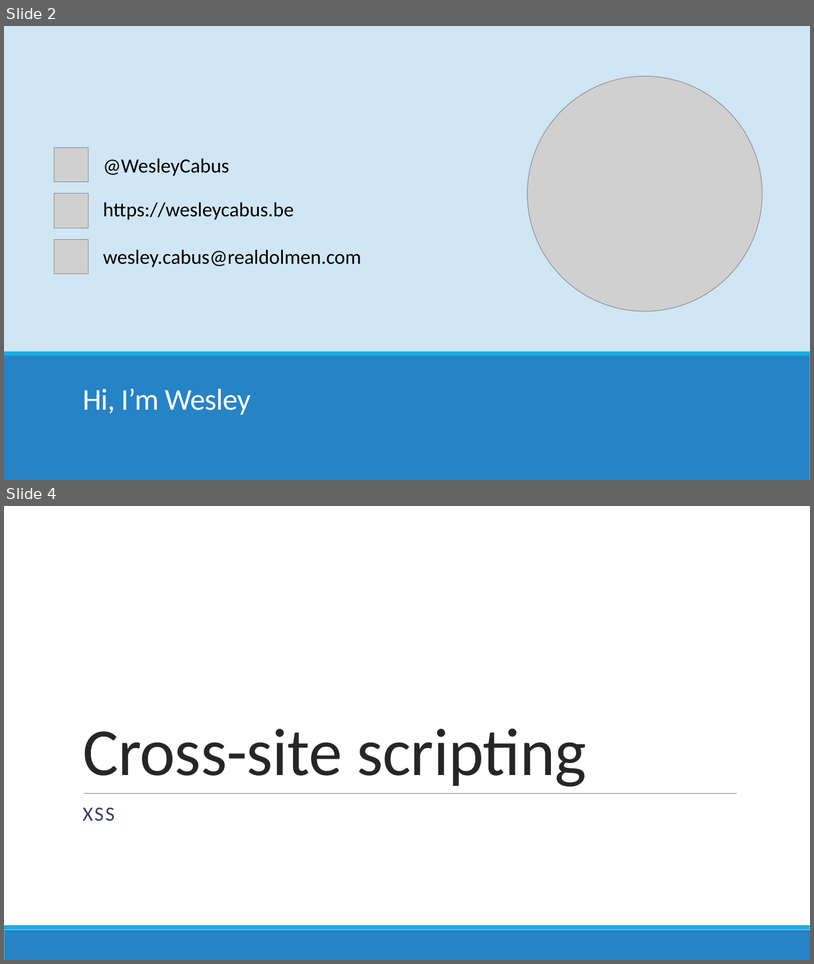
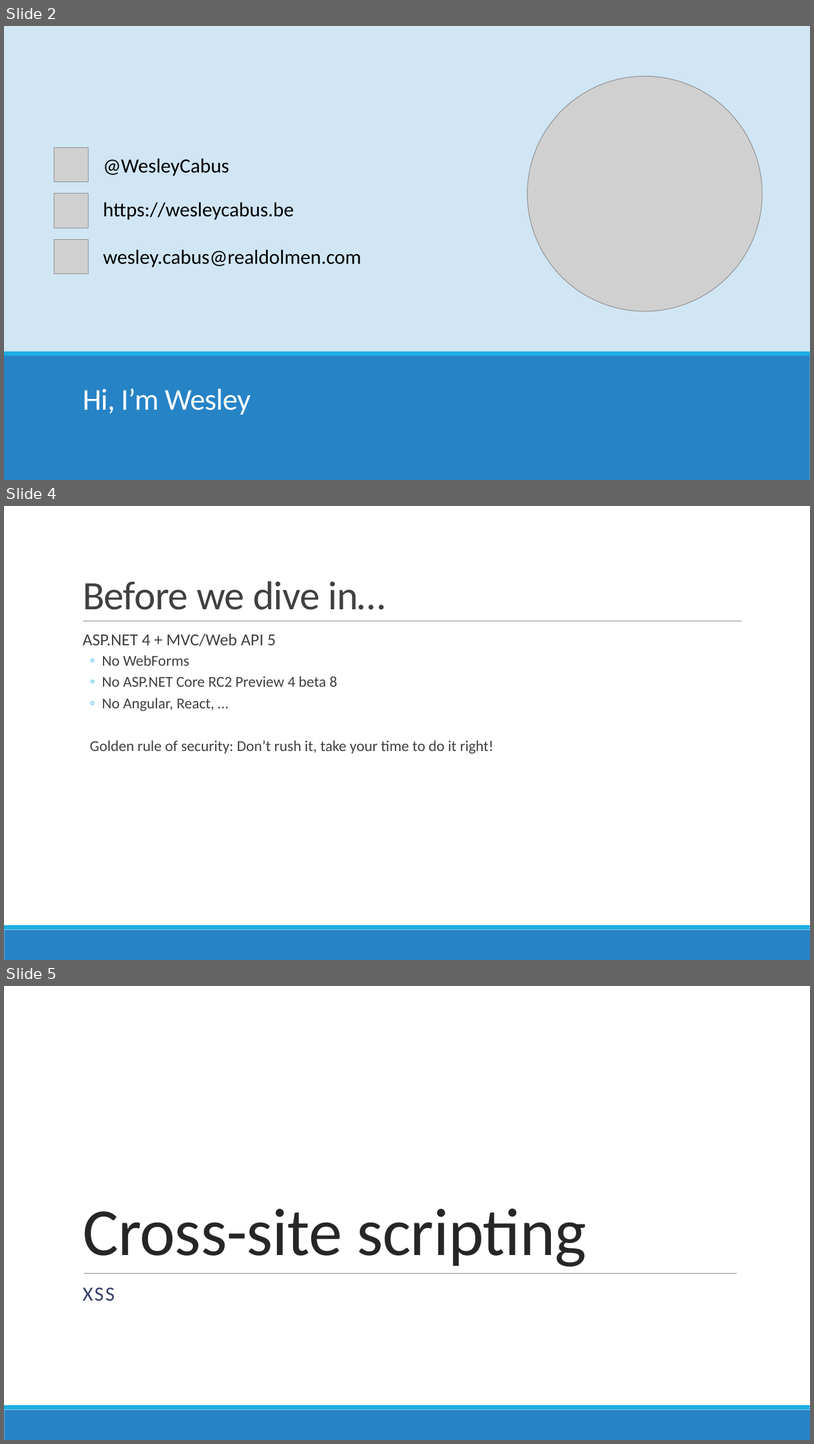
Before and after one commit to wcabus/session-securing-aspnet, a slide deck: Securing ASP.NET.pptx. Shown one above the other, each under a label of ours: slides 2 and 4 before the commit, slides 2, 4 and 5 after it; the slides between them are not shown. The pictures are 814x964 and 814x1444 pixels, drawn with LibreOffice and Linux fonts; fonts in the diff are those of the drawing; grey boxes stand for pictures. Boxes give left, top, right and bottom in pixels: in the first picture for what was removed or moved away, otherwise in the second. Text is boxed around its words. In the diff, an @@ line names an element or a change of style, - is before the commit and + after.

```diff
--- a/Securing ASP.NET.pptx
+++ b/Securing ASP.NET.pptx
@@ slide 4 added at (4,506,810,960), background #FFFFFF; not listed: 2 template elements that a slide beside it also shows @@
@@ title added at (83,581,386,610), 48 pt, text #404040 @@
+Before we dive in…
@@ line added from (83, 621) to (743, 621), #808080 0.5 pt @@
@@ text added at (83,633,494,754), 18 pt, text #404040 @@
+  ASP.NET 4 + MVC/Web API 5
+  ◦ No WebForms
+  ◦ No ASP.NET Core RC2 Preview 4 beta 8
+  ◦ No Angular, React, …
+  Golden rule of security: Don’t rush it, take your time to do it right!
@@ what was slide 4 is now slide 5 @@
```
Also in this commit, not shown: 6 slides changed.
